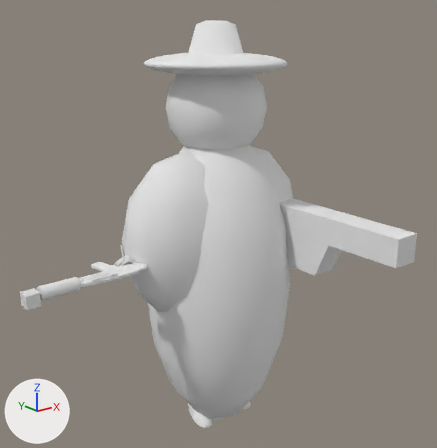
Two versions of the COLLADA model objects3d/operative_propagator.dae, one commit apart.
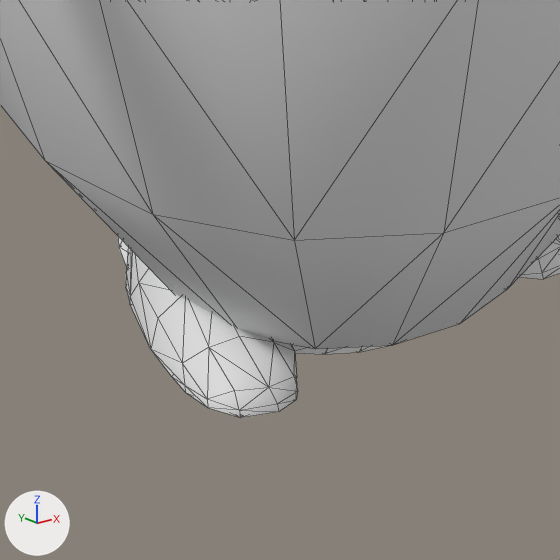
The first picture shows the older version from a 50 mm lens placed at (-39.3, -49.4, 42.9), pointed at (-3.8, -5.1, 25.2). The close-ups show both versions on the part from 39% to 57% of the width and 83% to 100% of the height of that picture; other places that the commit changed are outside them. The lights are fixed; the arrows at lower left show +X, +Y and +Z. The close-ups show mesh edges as thin lines. Where no turn or scale is listed for an object, it has been applied to the vertices.

Before the edit, the objects in view are built like this:
```python
me_dropheaddecomesh = bpy.data.meshes.new('DropHeadDecoMesh')
me_dropheaddecomesh.from_pydata(...)  # 385 vertices, 766 faces; spans x -2.97..2.53, y -3.3..3.2, z -0.68..1.96
me_dropheaddecomesh.materials.append(mat_07___default)  # its picture is missing
me_lowleg1mesh = bpy.data.meshes.new('LowLeg1Mesh')
me_lowleg1mesh.from_pydata(...)  # 209 vertices, 392 faces; spans x -1.76..1.23, y -3.47..1.59, z -7.03..0.6
me_lowleg1mesh.materials.append(mat_07___default)  # its picture is missing
me_lowleg2mesh = bpy.data.meshes.new('LowLeg2Mesh')
me_lowleg2mesh.from_pydata(...)  # 211 vertices, 396 faces; spans x -1.34..1.65, y -3.48..1.58, z -6.93..0.38
me_lowleg2mesh.materials.append(mat_07___default)  # its picture is missing
ob_dropheaddeco = bpy.data.objects.new('DropHeadDeco', me_dropheaddecomesh)
ob_dropheaddeco.location = (-0.08, 0.62, 0.81)
ob_lowleg1 = bpy.data.objects.new('LowLeg1', me_lowleg1mesh)
ob_lowleg1.location = (-2.13, 0.94, 7.0)
ob_lowleg2 = bpy.data.objects.new('LowLeg2', me_lowleg2mesh)
ob_lowleg2.location = (2.04, 0.96, 6.89)
# also in view: 'Icon' at (-0.4, -5.8, 21.8)
```
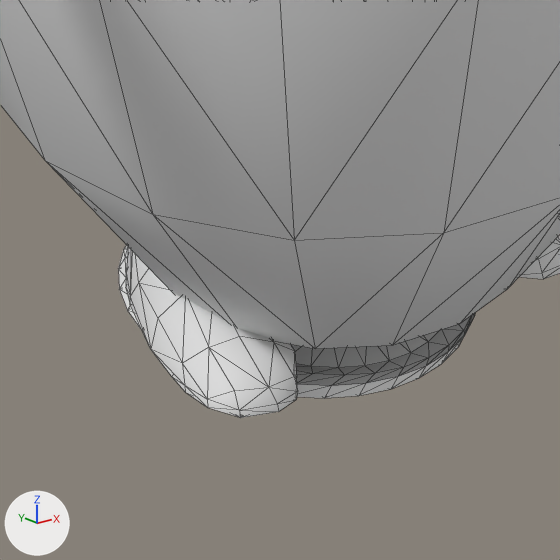
Changed parts and their boxes (x1, y1, x2, y2) in the close-ups (560 x 560 px):
'DropHeadDeco', moved
    before: (118, 236, 390, 354)
    after: (118, 245, 475, 398)

Edits to the bpy script that builds the scene:
```text
Change ob_dropheaddeco:
    ob_dropheaddeco.location: (-0.08, 0.62, 0.81) -> (-0.08, 0.62, 0.0)
```
